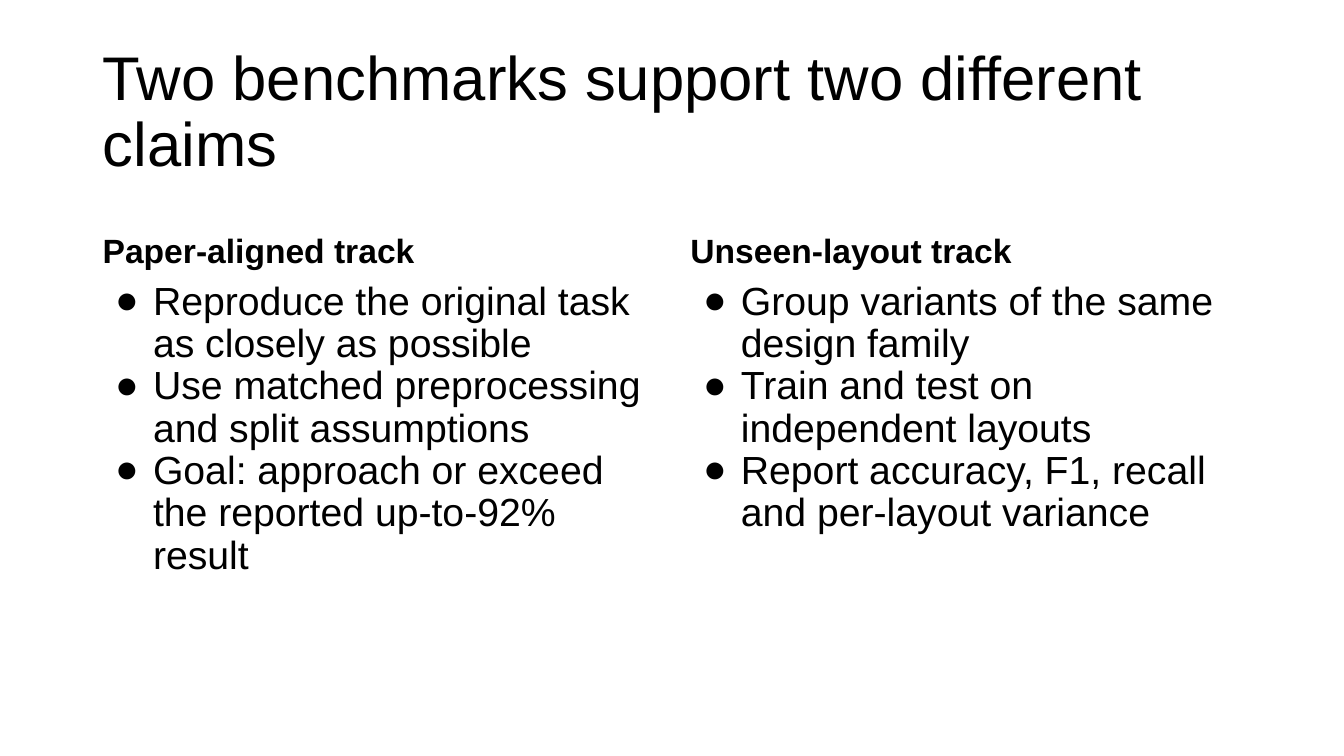
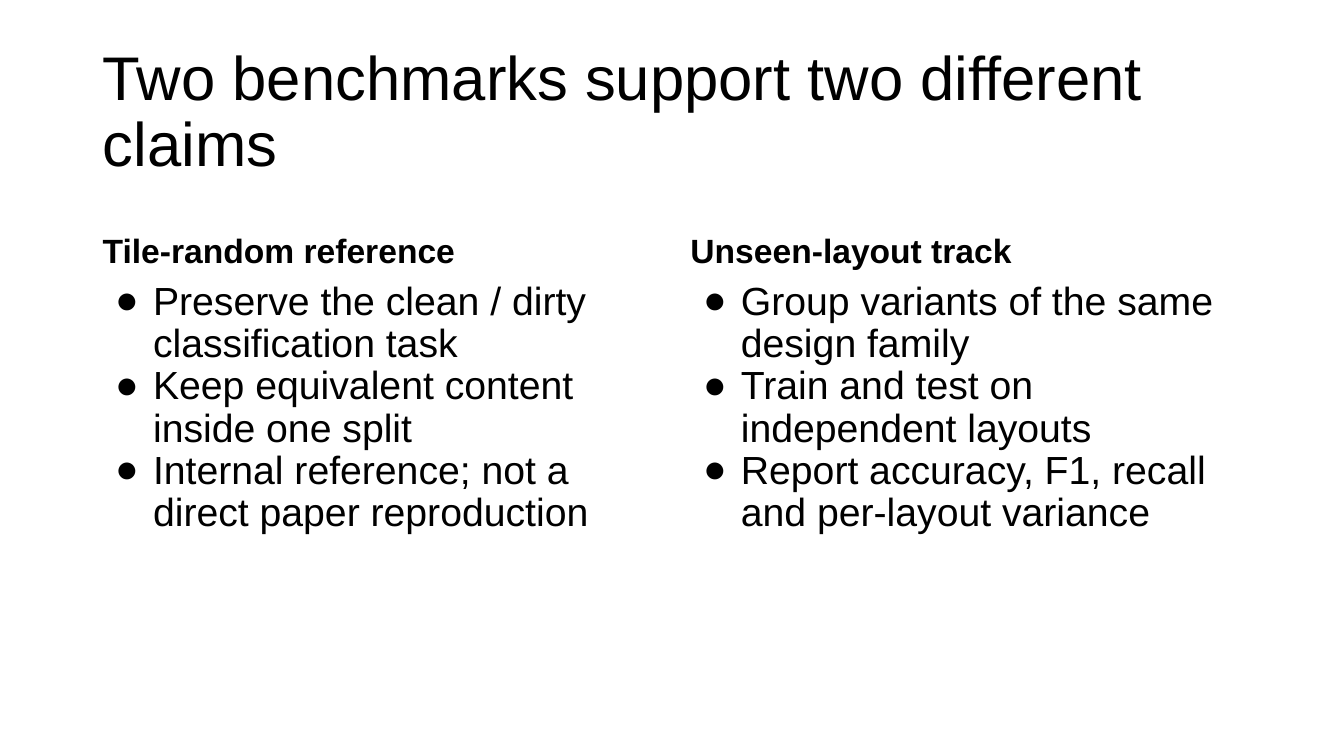
Before and after one commit to nocleo/ADVLSI2_Project_updated, a slide deck: slide 14 of presentation/ADVLSI2_DRC_CNN_Project_Progress.pptx. Drawn at 1344x756 pixels with LibreOffice and Linux fonts; fonts in the diff are those of the drawing. Boxes give left, top, right and bottom in pixels: in the first picture for what was removed or moved away, otherwise in the second. Text is boxed around its words. In the diff, an @@ line names an element or a change of style, - is before the commit and + after.

Commit message:
Record accepted B2 benchmark results

```diff
--- a/presentation/ADVLSI2_DRC_CNN_Project_Progress.pptx
+++ b/presentation/ADVLSI2_DRC_CNN_Project_Progress.pptx
@@ text at (103, 238, 455, 264): text changed @@
-Paper-aligned track
+Tile-random reference
@@ text at (153, 286, 589, 534): text changed @@
-● Reproduce the original task as closely as possible
-● Use matched preprocessing and split assumptions
-● Goal: approach or exceed the reported up-to-92% result
+● Preserve the clean / dirty classification task
+● Keep equivalent content inside one split
+● Internal reference; not a direct paper reproduction
```
Also in this commit, not shown: 8 other slides changed, 2 slides added, 11 other files.
